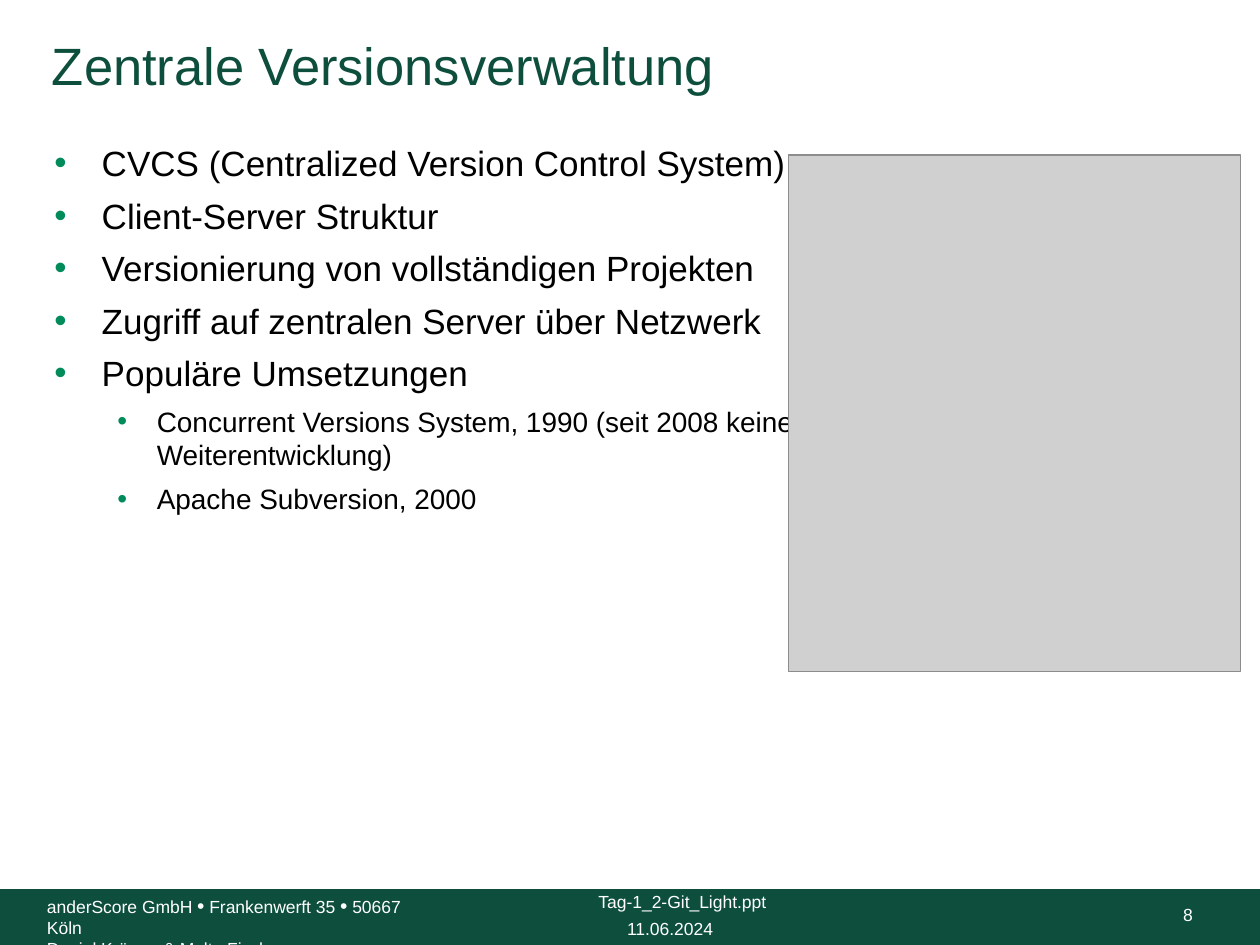
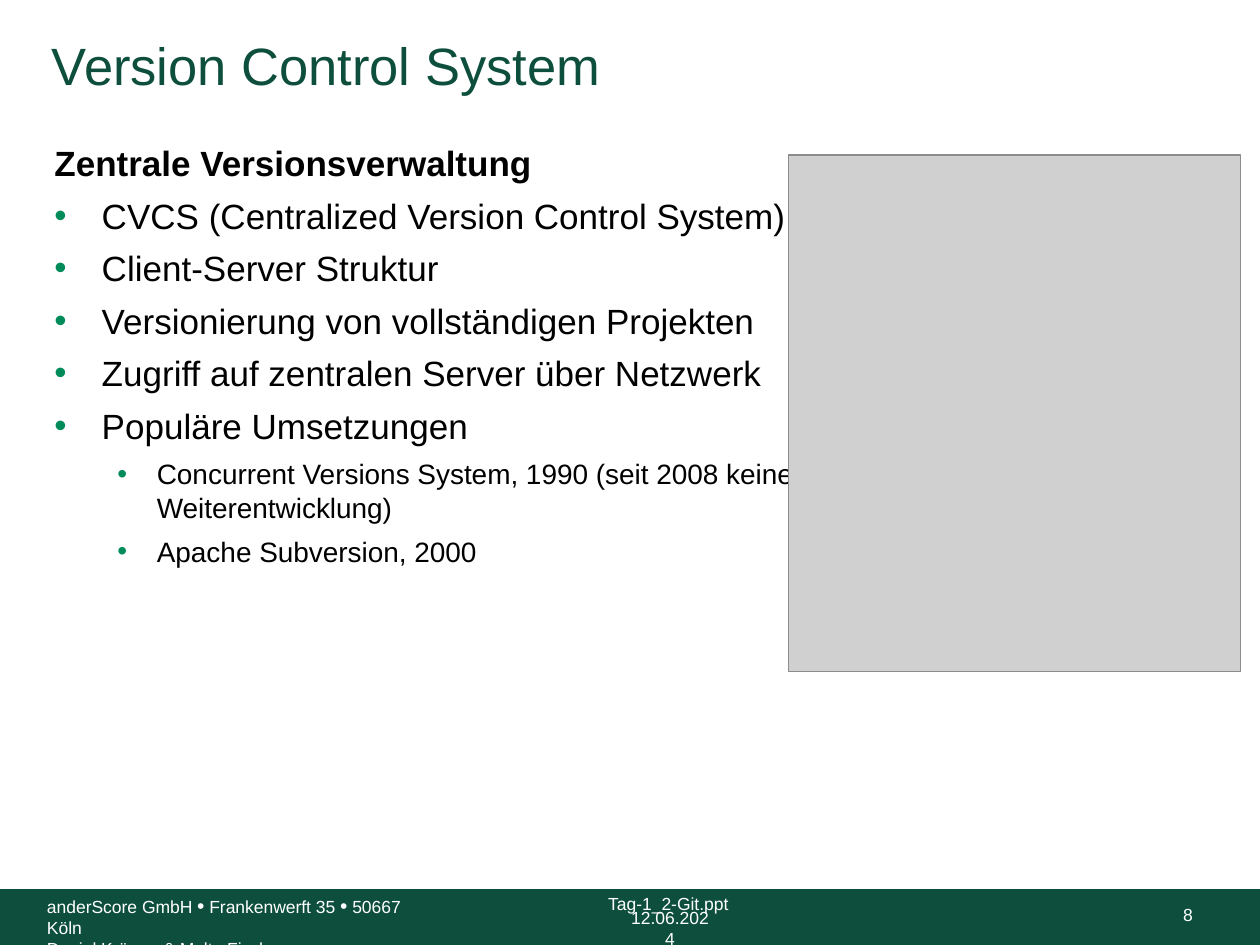
Before and after one commit to anderscore-gmbh/gitlab, a slide deck: slide 8 of slides/Tag-1_2-Git.pptx. Drawn at 1260x945 pixels with LibreOffice and Linux fonts; fonts in the diff are those of the drawing; grey boxes stand for pictures; background and template pictures are left out. Boxes give left, top, right and bottom in pixels: in the first picture for what was removed or moved away, otherwise in the second. Text is boxed around its words. In the diff, an @@ line names an element or a change of style, - is before the commit and + after.

```diff
--- a/slides/Tag-1_2-Git.pptx
+++ b/slides/Tag-1_2-Git.pptx
@@ title at bbox=[52, 47, 600, 96]: text changed @@
-Zentrale Versionsverwaltung
+Version Control System
@@ text at bbox=[54, 150, 531, 183]: paragraph added @@
+Zentrale Versionsverwaltung
@@ text at bbox=[608, 897, 728, 915]: text changed @@
-Tag-1_2-Git_Light.ppt
+Tag-1_2-Git.ppt
@@ text at bbox=[631, 911, 709, 924]: text changed @@
-11.06.2024
+12.06.2024
```
Also in this commit, not shown: 68 other slides changed, 11 slides added, 5 other files.
